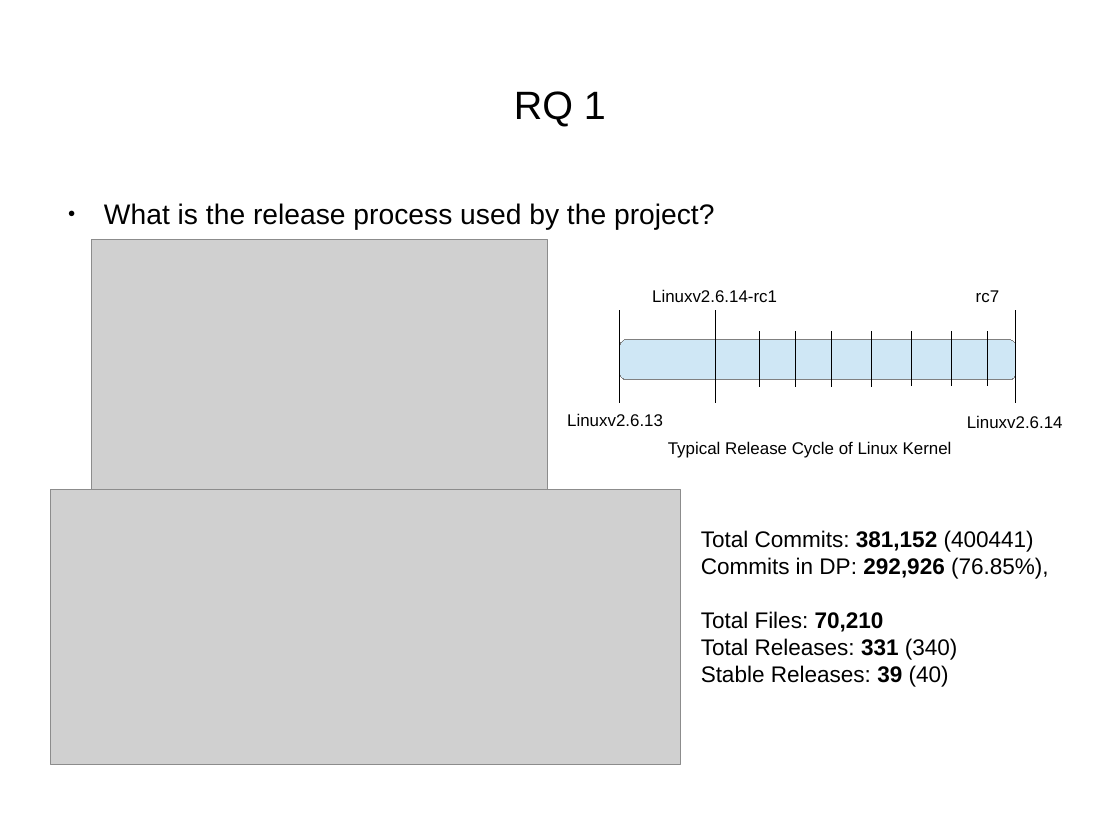
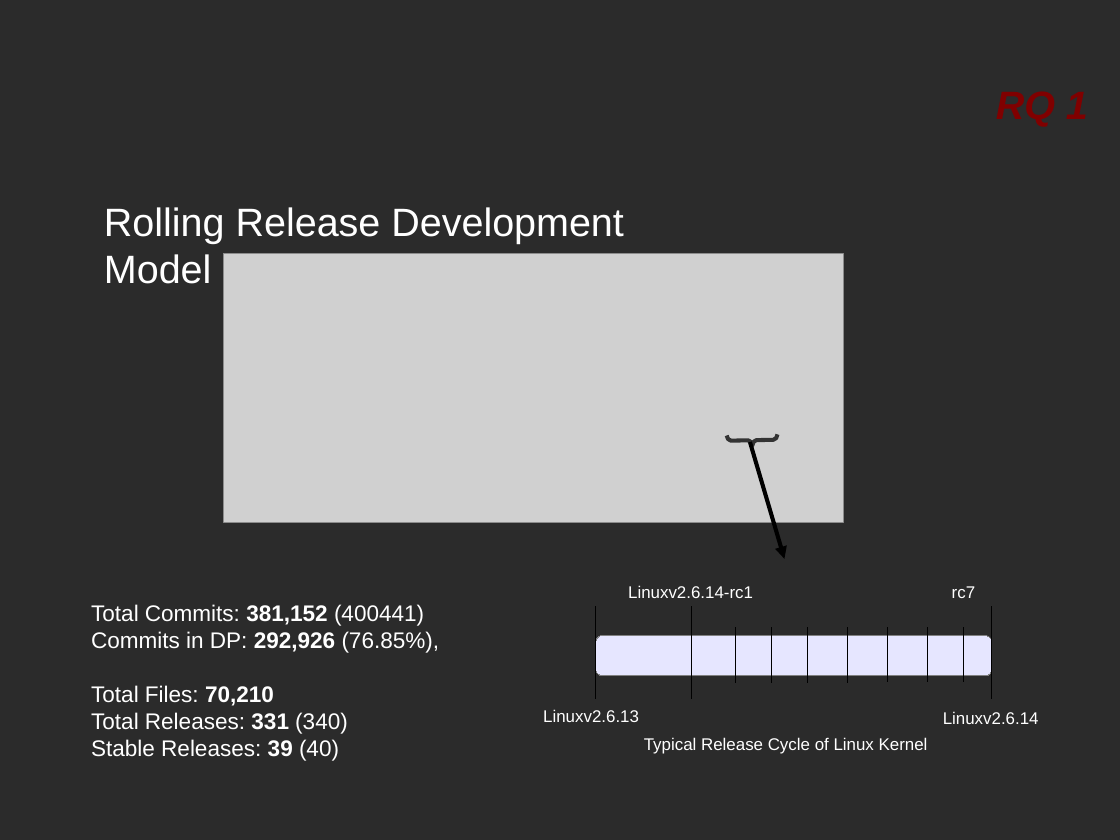
Before and after one commit to tajmilur-rahman/SOEN691D, a slide deck: slide 4 of presentation/research/paper1.odp (slide 6 before the commit). Drawn at 1120x840 pixels with LibreOffice and Linux fonts; fonts in the diff are those of the drawing; grey boxes stand for pictures; background and template pictures are left out; a plain dark background stands for a picture behind light text. Boxes give left, top, right and bottom in pixels: in the first picture for what was removed or moved away, otherwise in the second. Text is boxed around its words. In the diff, an @@ line names an element or a change of style, - is before the commit and + after.

```diff
--- a/presentation/research/paper1.odp
+++ b/presentation/research/paper1.odp
@@ background #FFFFFF to picture (left out) @@
@@ title "RQ 1": place and size @@
-title "RQ 1" at box(514, 91, 606, 127)
+title "RQ 1" at box(405, 34, 1088, 174)
@@ title "RQ 1" at box(405, 34, 1088, 174): text colour #000000 to #800000, bold on, italic on; alignment centre to right @@
@@ text removed at box(104, 203, 714, 230) @@
-● What is the release process used by the project?
@@ text added at box(104, 207, 624, 284), 28 pt, text #FFFFFF @@
+Rolling Release Development Model
@@ picture: place and size @@
-picture at box(91, 240, 548, 491)
+picture at box(224, 254, 844, 522)
@@ rounded rectangle removed at box(620, 339, 1016, 380) @@
@@ freeform shape added at box(727, 434, 778, 446), outline #333333 2.89 pt @@
@@ arrow added from (750, 442) to (785, 559), #000000 2.89 pt @@
@@ picture removed at box(51, 490, 681, 764) @@
@@ text "Total Commits: 381,152 (400441)": place and size @@
-text "Total Commits: 381,152 (400441)" at box(701, 530, 1049, 687)
+text "Total Commits: 381,152 (400441)" at box(91, 604, 440, 761)
@@ 10 lines, 5 texts: place and size @@
-10 lines, 5 texts at box(567, 289, 1063, 458)
+10 lines, 5 texts at box(543, 585, 1039, 754)
@@ rounded rectangle added at box(596, 635, 992, 676), fill #E6E6FF, outline #808080 0 pt @@
@@ text colour #000000 to #FFFFFF in 6 elements at box(543, 709, 639, 722), box(943, 711, 1039, 724), box(628, 585, 753, 598), box(91, 604, 440, 761), box(952, 586, 975, 598), box(644, 737, 928, 754) @@
```
Also in this commit, not shown: 12 other slides changed, 5 slides added, 4 slides removed, 14 other files.
